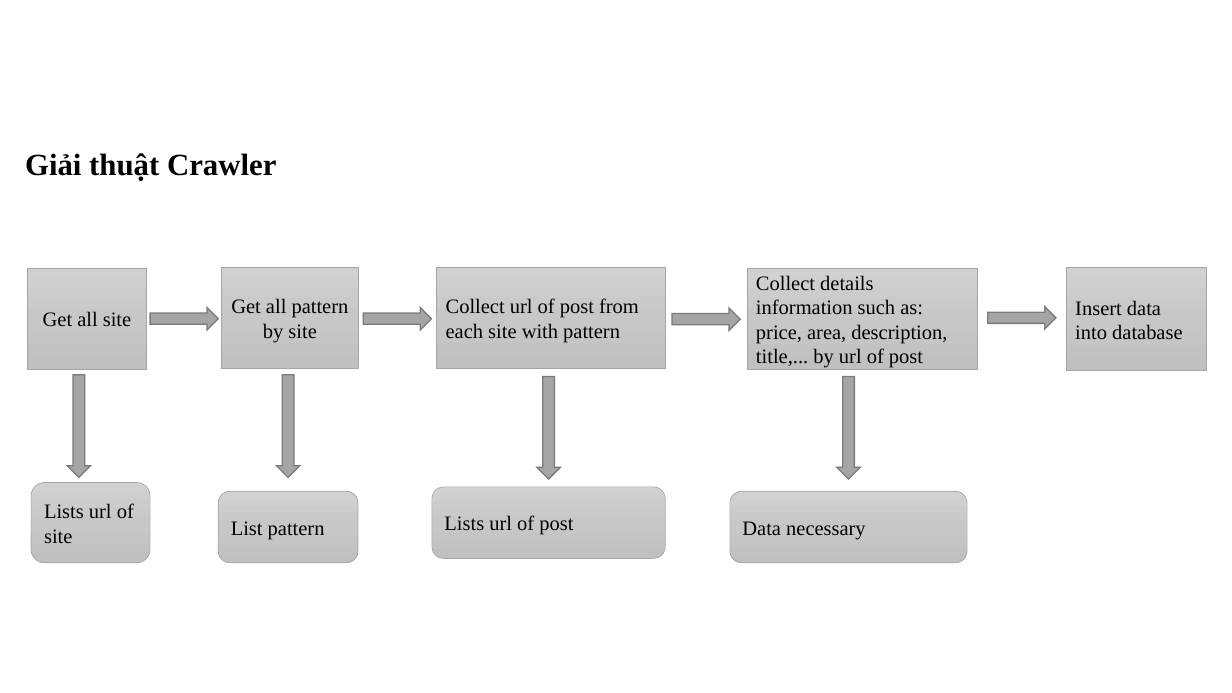
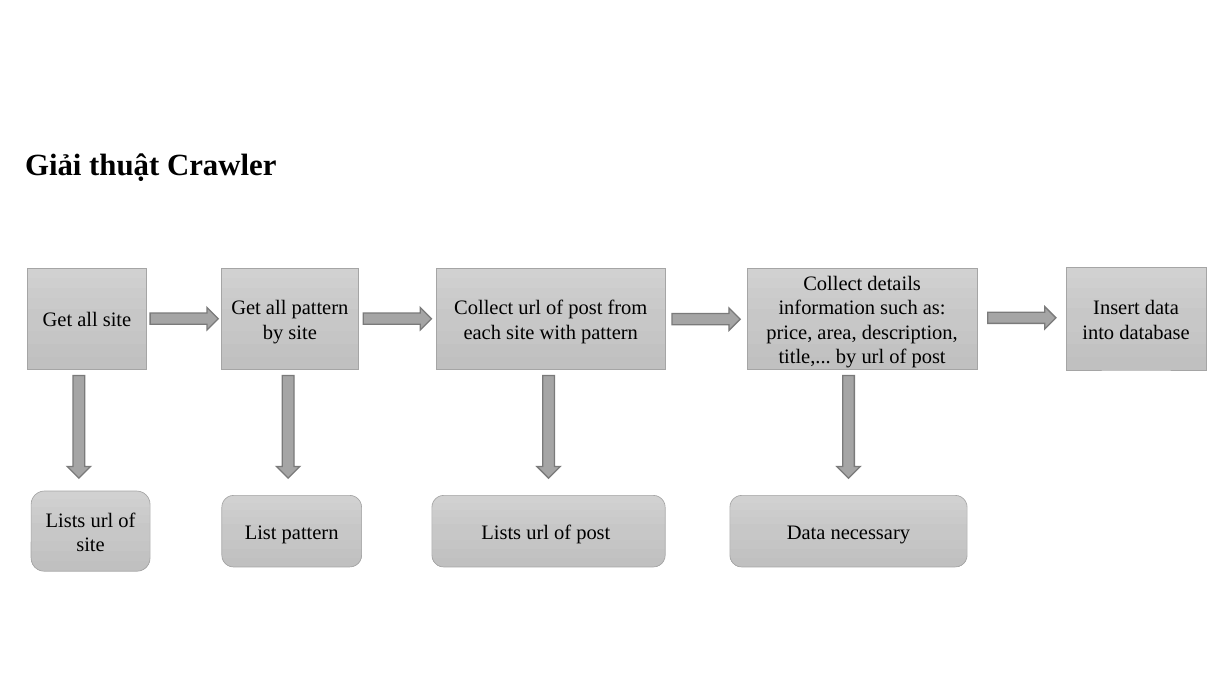
Before and after one commit to foostart/fooland, a slide deck: slide 8 of documents/Nhom_F.pptx (slide 7 before the commit). Drawn at 1232x693 pixels with LibreOffice and Linux fonts; fonts in the diff are those of the drawing; background and template pictures are left out. Boxes give left, top, right and bottom in pixels: in the first picture for what was removed or moved away, otherwise in the second. Text is boxed around its words. In the diff, an @@ line names an element or a change of style, - is before the commit and + after.

```diff
--- a/documents/Nhom_F.pptx
+++ b/documents/Nhom_F.pptx
@@ rounded rectangle "Lists url of site": place and size @@
-rounded rectangle "Lists url of site" at (31, 482, 151, 563)
+rounded rectangle "Lists url of site" at (31, 491, 151, 571)
@@ rounded rectangle "List pattern": place and size @@
-rounded rectangle "List pattern" at (218, 492, 358, 564)
+rounded rectangle "List pattern" at (222, 495, 361, 567)
@@ alignment left to centre in 7 elements at (747, 268, 977, 370), (437, 268, 665, 370), (1067, 267, 1207, 370), (730, 495, 968, 567), (222, 495, 361, 567), (31, 491, 151, 571), (432, 495, 665, 567) @@
@@ rounded rectangle "Lists url of post": place and size @@
-rounded rectangle "Lists url of post" at (432, 487, 665, 559)
+rounded rectangle "Lists url of post" at (432, 495, 665, 567)
```
Also in this commit, not shown: 6 other slides changed, 5 slides added, 2 other files.
